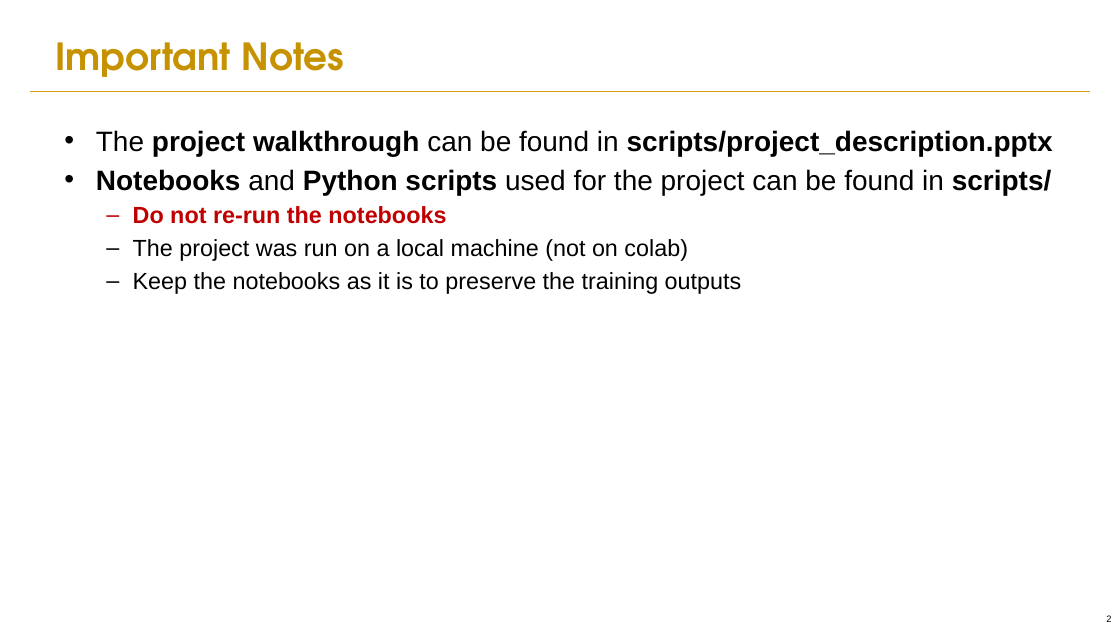
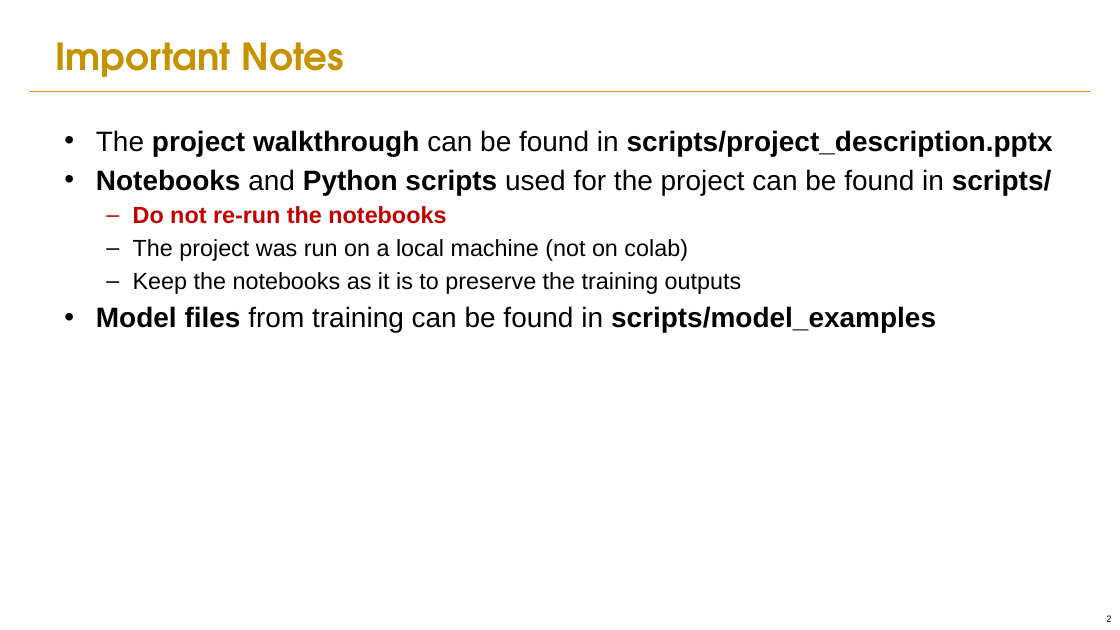
Before and after one commit to ongkoonhan/deep_learning_jumpstart_workshop_1, a slide deck: slide 2 of PROJECT_README.pptx. Drawn at 1120x630 pixels with LibreOffice and Linux fonts; fonts in the diff are those of the drawing; background and template pictures are left out. Boxes give left, top, right and bottom in pixels: in the first picture for what was removed or moved away, otherwise in the second. Text is boxed around its words. In the diff, an @@ line names an element or a change of style, - is before the commit and + after.

```diff
--- a/PROJECT_README.pptx
+++ b/PROJECT_README.pptx
@@ text at box(96, 306, 936, 332): paragraph added @@
+• Model files from training can be found in scripts/model_examples
```
